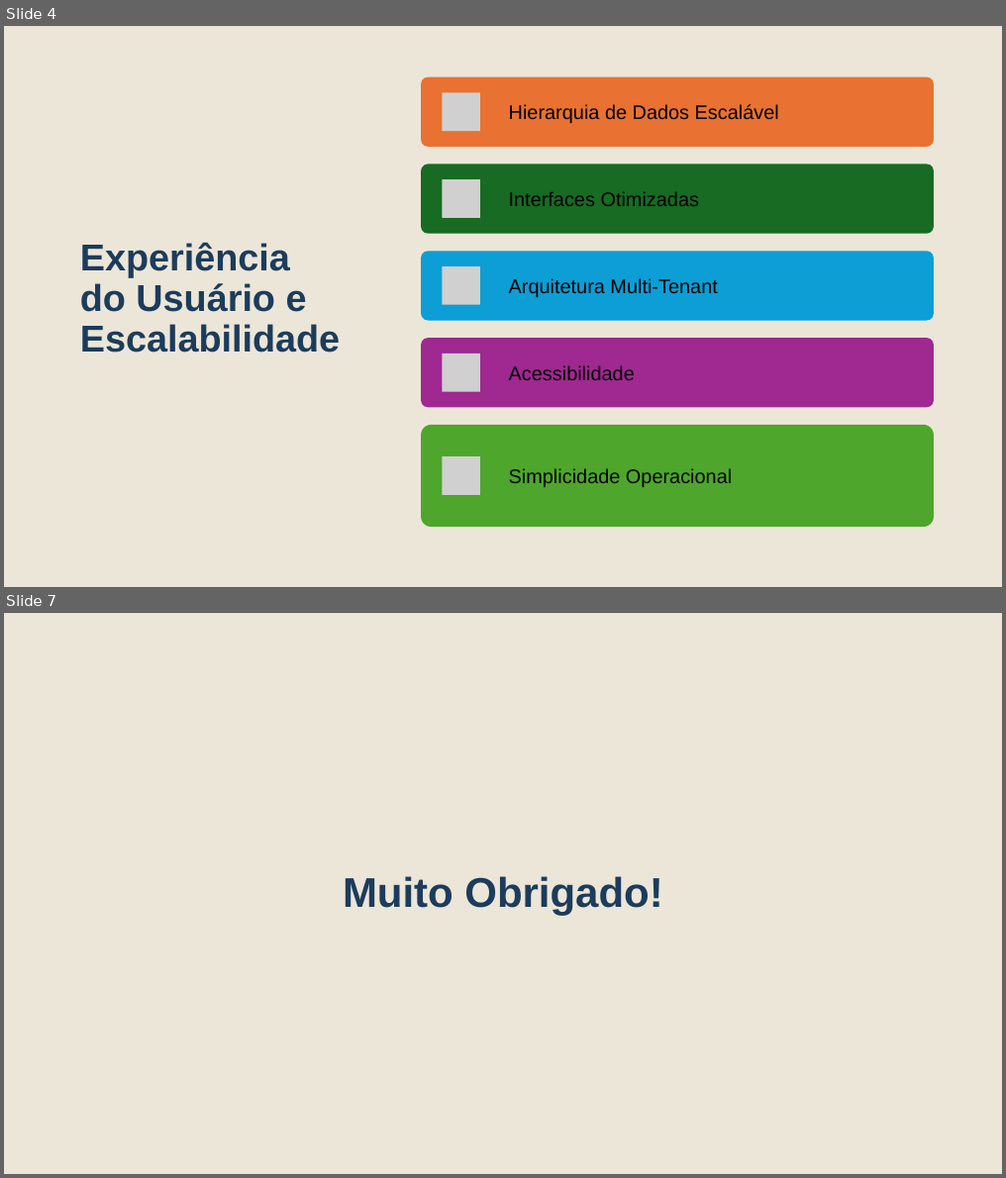
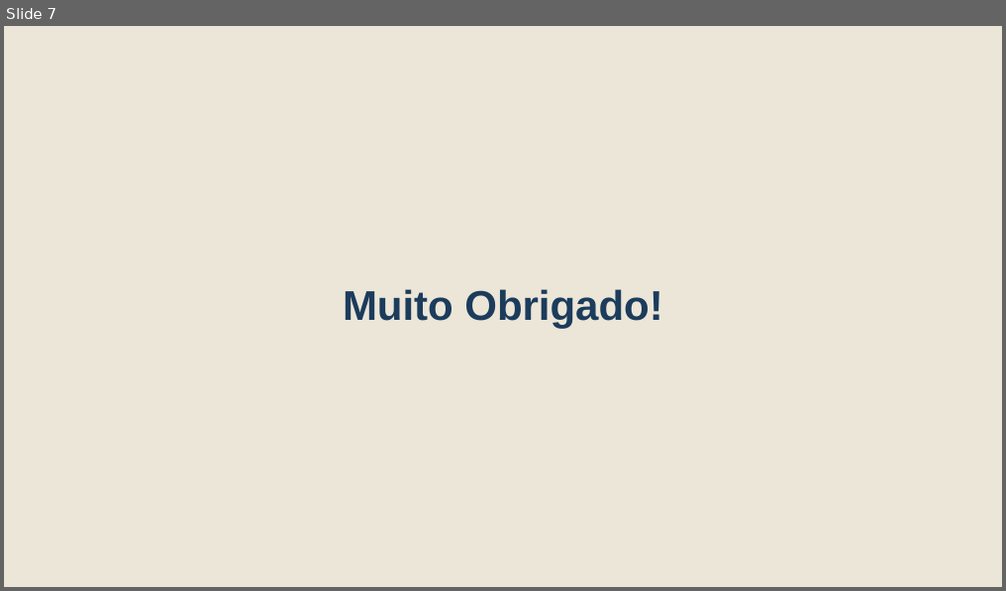
Before and after one commit to sandrorobertojunior/-ENTREGA-FINAL-BRISA, a slide deck: documentos/Apresentação Final do Projeto.pptx. Shown one above the other, each under a label of ours: slides 4 and 7 before the commit, slide 7 after it; the slides between them are not shown. The pictures are 1006x1178 and 1006x591 pixels, drawn with LibreOffice and Linux fonts; fonts in the diff are those of the drawing; grey boxes stand for pictures. Boxes give left, top, right and bottom in pixels: in the first picture for what was removed or moved away, otherwise in the second. Text is boxed around its words. In the diff, an @@ line names an element or a change of style, - is before the commit and + after.

```diff
--- a/documentos/Apresentação Final do Projeto.pptx
+++ b/documentos/Apresentação Final do Projeto.pptx
@@ slide 4 removed at (x1=4, y1=26, x2=1002, y2=587), background #ECE6D8 @@
@@ title removed at (x1=80, y1=242, x2=340, y2=353) @@
-Experiência do Usuário e Escalabilidade
@@ group removed at (x1=421, y1=76, x2=934, y2=527): 5 rounded rectangles, 5 pictures, 5 texts @@
-Hierarquia de Dados Escalável
-Interfaces Otimizadas
-Arquitetura Multi-Tenant
-Acessibilidade
-Simplicidade Operacional
```
Also in this commit, not shown: 4 slides changed, 1 slide added.
